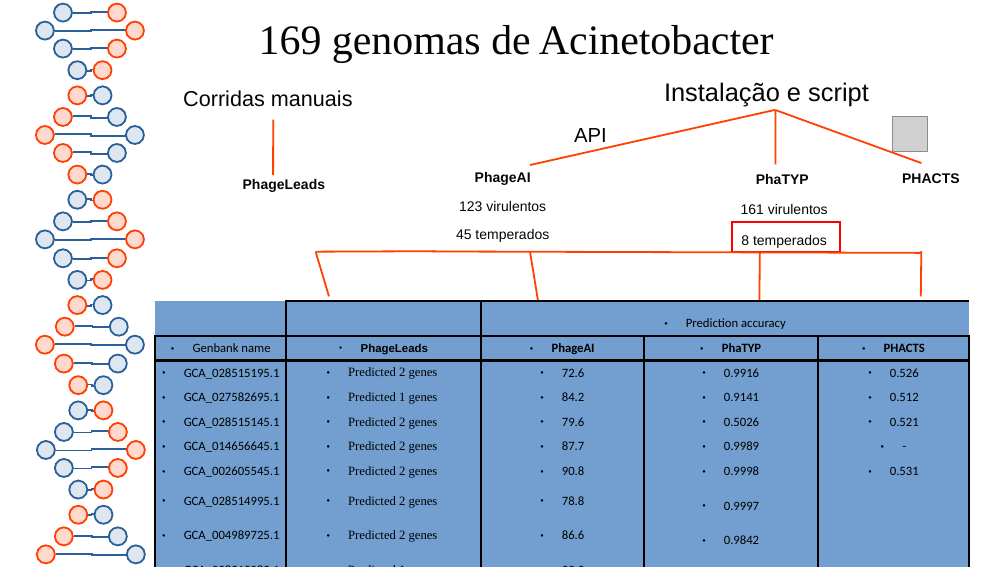
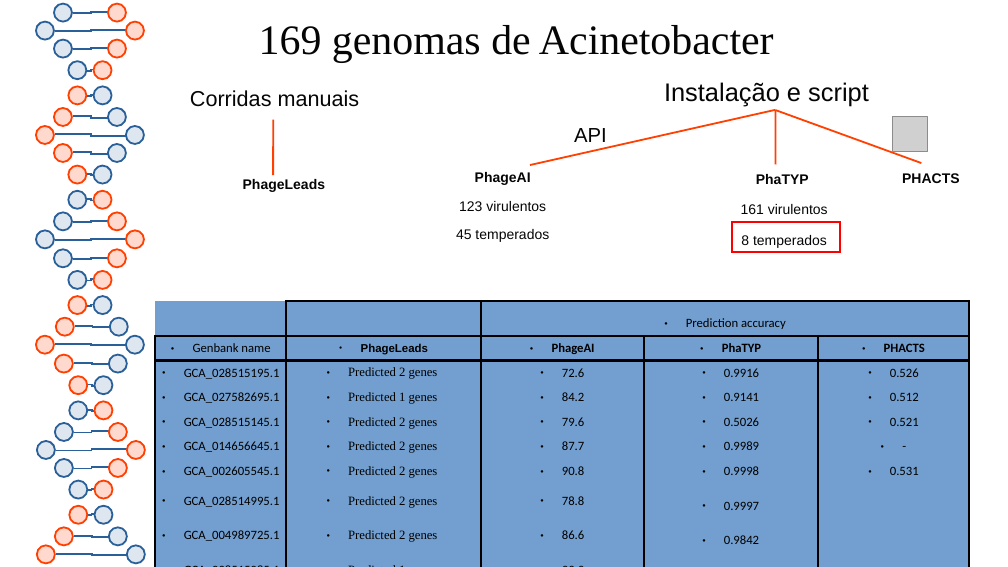
Before and after one commit to karynalysenko/Project_final, a slide deck: slide 5 of apresentacao.odp (slide 4 before the commit). Drawn at 1008x567 pixels with LibreOffice and Linux fonts; fonts in the diff are those of the drawing; grey boxes stand for pictures. Boxes give left, top, right and bottom in pixels: in the first picture for what was removed or moved away, otherwise in the second. Text is boxed around its words. In the diff, an @@ line names an element or a change of style, - is before the commit and + after.

```diff
--- a/apresentacao.odp
+++ b/apresentacao.odp
@@ text "Corridas manuais": place and size @@
-text "Corridas manuais" at bbox=[183, 90, 353, 107]
+text "Corridas manuais" at bbox=[190, 90, 360, 107]
@@ freeform shape removed at bbox=[316, 252, 436, 252] @@
@@ freeform shape removed at bbox=[316, 252, 329, 296] @@
@@ freeform shape removed at bbox=[432, 252, 922, 253] @@
@@ freeform shape removed at bbox=[531, 252, 539, 301] @@
@@ freeform shape removed at bbox=[760, 252, 761, 304] @@
@@ freeform shape removed at bbox=[921, 252, 922, 296] @@
@@ table at bbox=[155, 301, 970, 552] @@
@@ borders changed @@
```
Also in this commit, not shown: 1 slide added, 1 other file.
